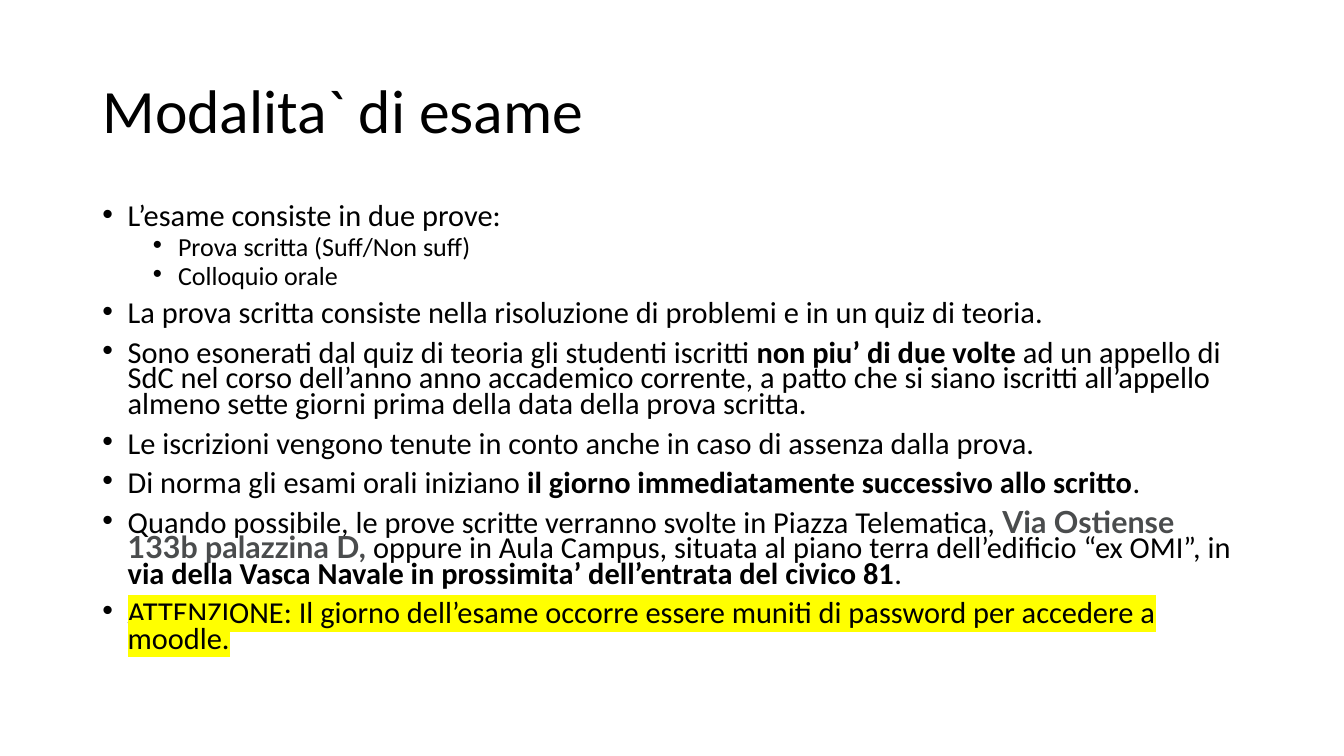
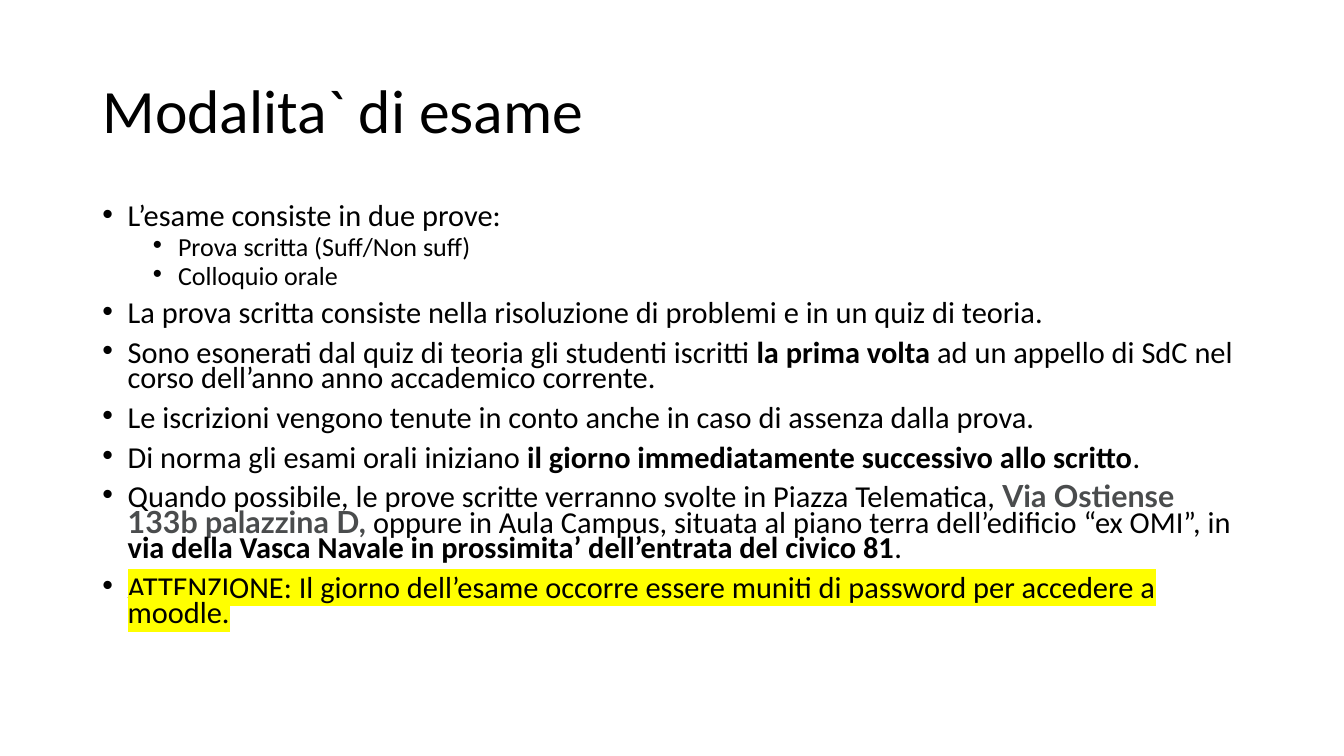
Before and after one commit to giuseppetomassetti/SdC, a slide deck: slide 8 of lezioni/organizzazione dell'insegnamento.pptx. Drawn at 1344x756 pixels with LibreOffice and Linux fonts; fonts in the diff are those of the drawing. Boxes give left, top, right and bottom in pixels: in the first picture for what was removed or moved away, otherwise in the second. Text is boxed around its words. In the diff, an @@ line names an element or a change of style, - is before the commit and + after.

```diff
--- a/lezioni/organizzazione dell'insegnamento.pptx
+++ b/lezioni/organizzazione dell'insegnamento.pptx
@@ text at (128, 341, 1233, 389): text changed @@
-• Sono esonerati dal quiz di teoria gli studenti iscritti non piu’ di due volte ad un appello di SdC nel corso dell’anno anno accademico corrente, a patto che si siano iscritti all’appello almeno sette giorni prima della data della prova scritta.
+• Sono esonerati dal quiz di teoria gli studenti iscritti la prima volta ad un appello di SdC nel corso dell’anno anno accademico corrente.
```
Also in this commit, not shown: 3 other slides changed, 1 other file.
